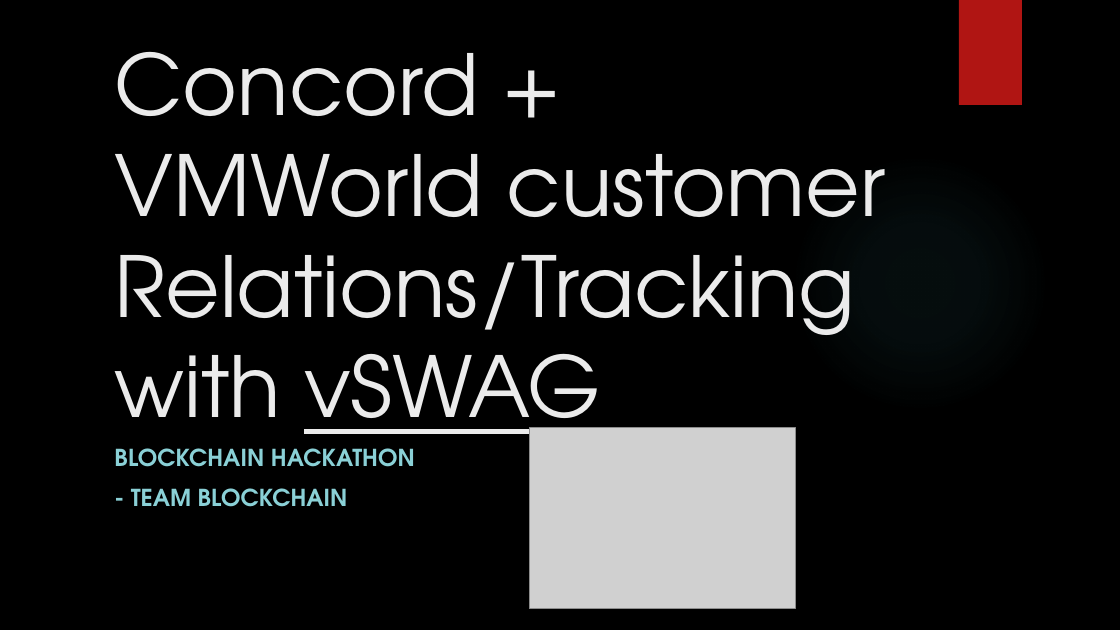
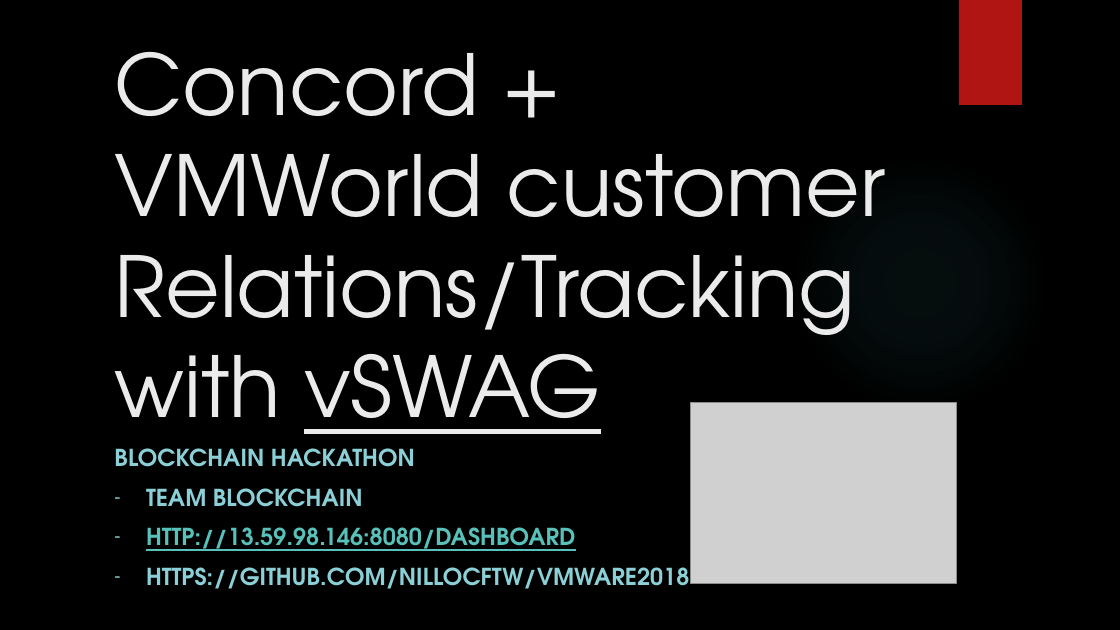
Before and after one commit to collin-thomas/vmware2018, a slide deck: slide 1 of Concord + VMWorld customer Relations.pptx. Drawn at 1120x630 pixels with LibreOffice and Linux fonts; fonts in the diff are those of the drawing; grey boxes stand for pictures; background and template pictures are left out. Boxes give left, top, right and bottom in pixels: in the first picture for what was removed or moved away, otherwise in the second. Text is boxed around its words. In the diff, an @@ line names an element or a change of style, - is before the commit and + after.

```diff
--- a/Concord + VMWorld customer Relations.pptx
+++ b/Concord + VMWorld customer Relations.pptx
@@ picture: place and size @@
-picture at [529,428,796,609]
+picture at [691,402,957,584]
@@ subtitle at [146,488,689,589]: text changed @@
-- TEAM BLOCKCHAIN
+– TEAM BLOCKCHAIN
+– HTTP://13.59.98.146:8080/DASHBOARD
+– HTTPS://GITHUB.COM/NILLOCFTW/VMWARE2018
```
Also in this commit, not shown: 1 other slide changed, 2 slides added.
